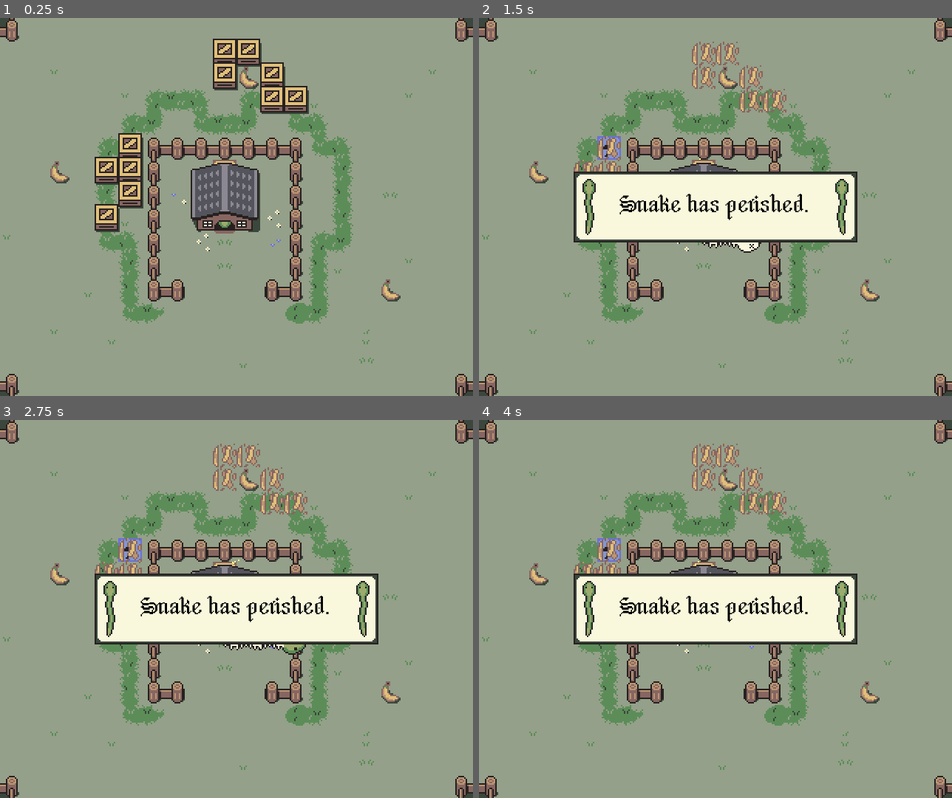
Above: before the commit, frames 1-4 (two rows, left to right).
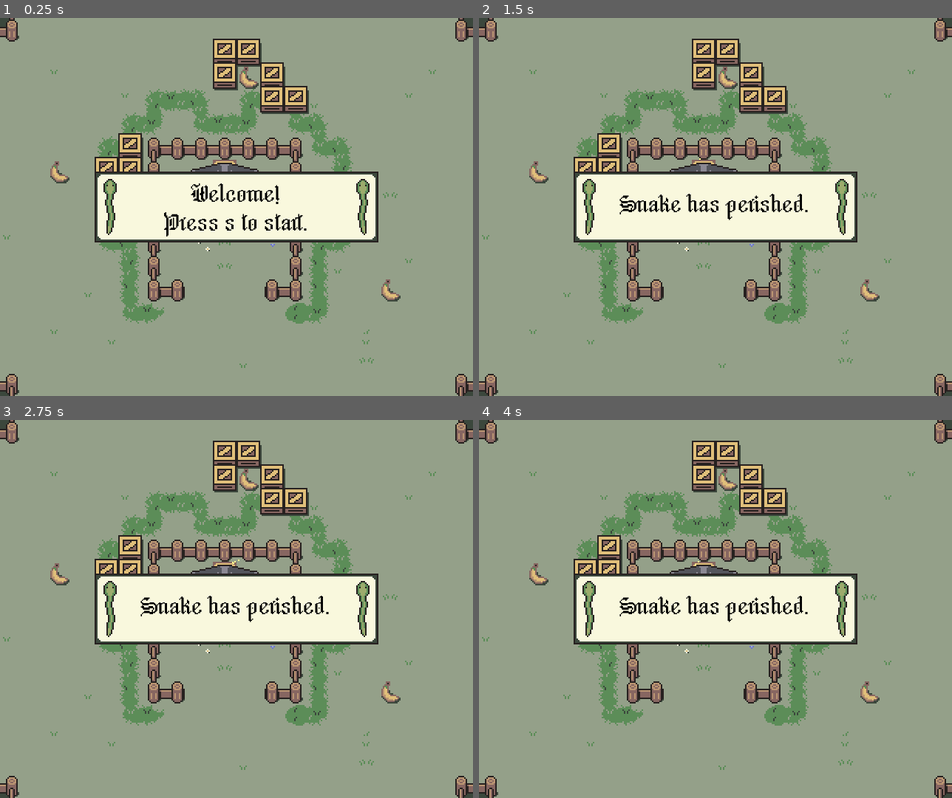
Above: after the commit, the same moments.

Repository: kalgynirae/ld59
Game: Godot game, scene res://scenes/game.tscn
The game is run twice, just before and just after one commit, with the same random seed, the same clock (stepped at 60 frames per second) and the same inputs. Sound files missing from this copy of the repository are replaced by a short silence.
Inputs:
- Up to frame 1 (0.25 s): no input
- Up to frame 2 (1.5 s): tap S at 0.5 s; hold L (move_right) 0.53-1.28 s; tap B (boxes) at 0.6 s; hold J (move_down) from 1.28 s (still down); tap K (die) at 1.35 s
- Up to frame 3 (2.75 s): tap Space at 2 s; release J (move_down) at 2.03 s; hold L (move_right) from 2.03 s (still down); tap E (extend) at 2.1 s
- Up to frame 4 (4 s): tap Enter at 2.75 s; release L (move_right) at 2.78 s; hold = (speed_up) 2.78-3.53 s; tap R (rain) at 2.85 s; hold H (move_left) from 3.53 s (still down); tap G (switches) at 3.6 s

The runs differ from the first frame. In frame 1, 11% of the frame differs, in the area x 20-80%, y 40-60%; in frame 2, 2.8%; in frame 3, 2.8%; in frame 4, 2.6%.

Commit message:
Start screen!

Diff:
--- a/scenes/game.gd
+++ b/scenes/game.gd
@@ -2,7 +2,7 @@
 
 const Shape = Snake.Shape
 
-const CHEATING = true
+const CHEATING = false
 
 const SCREEN_TILE_WIDTH = 20
 const SCREEN_TILE_HEIGHT = 16
@@ -118,7 +118,9 @@
 		if $Map/Snake.head_direction() != "right":
 			current_direction = "left"
 	if Input.is_action_just_pressed("move_down"):
-		if $Map/Snake.head_direction() != "up":
+		if current_mode == Mode.Init:
+			start()
+		elif $Map/Snake.head_direction() != "up":
 			current_direction = "down"
 	if Input.is_action_just_pressed("move_up"):
 		if $Map/Snake.head_direction() != "down":
@@ -148,7 +150,10 @@
 	current_direction = "down"
 	change_move_speed(0)
 	save_state()
-	set_mode(Mode.Running)
+
+func start() -> void:
+	set_mode(Mode.Running)
+	%StartFrame.visible = false
 
 func save_state() -> void:
 	saved_snake_state = [$Map/Snake.gridlocs[0], $Map/Snake.head_direction()]
--- a/scenes/game.tscn
+++ b/scenes/game.tscn
@@ -100,6 +100,33 @@
 vertical_alignment = 1
 autowrap_mode = 3
 
+[node name="StartFrame" type="Node2D" parent="Camera" unique_id=1184185085]
+unique_name_in_owner = true
+position = Vector2(64, 104)
+scale = Vector2(0.5, 0.5)
+
+[node name="Frame" type="Sprite2D" parent="Camera/StartFrame" unique_id=1722657605]
+texture_filter = 1
+position = Vector2(0, -16)
+scale = Vector2(2, 2)
+texture = ExtResource("4_lbhrr")
+centered = false
+offset = Vector2(0, 8)
+
+[node name="Message" type="Label" parent="Camera/StartFrame" unique_id=1195292573]
+offset_left = 32.0
+offset_top = 16.0
+offset_right = 352.0
+offset_bottom = 80.0
+theme_override_colors/font_color = Color(0, 0, 0, 1)
+theme_override_fonts/font = ExtResource("5_iywne")
+theme_override_font_sizes/font_size = 36
+text = "Welcome!
+Press s to start."
+horizontal_alignment = 1
+vertical_alignment = 1
+autowrap_mode = 3
+
 [node name="Curtain" type="ColorRect" parent="Camera" unique_id=679908765]
 unique_name_in_owner = true
 offset_right = 320.0
